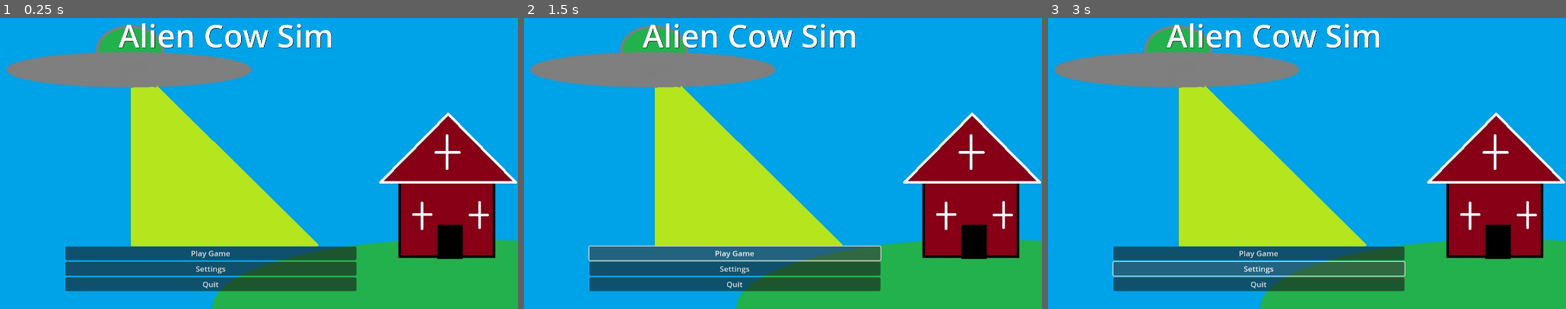
Above: before the commit, frames 1-3 (left to right).
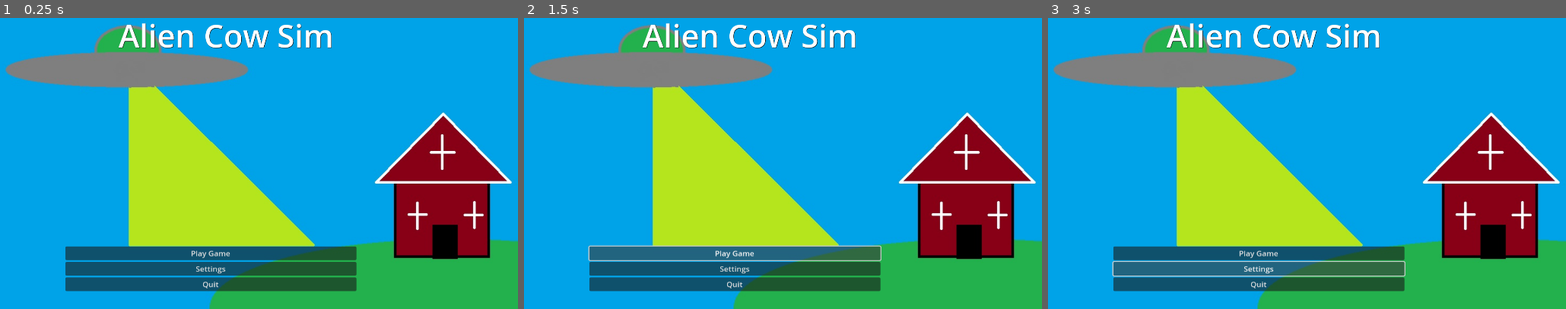
Above: after the commit, the same moments.

Repository: CJ-Eilenstine/Alien-Sim
Game: Godot game, scene res://Scenes/Levels/main_menu.tscn
Same seed, same stepped clock (60 frames per second), same inputs: the game is played once before the commit and once after it. The project has no main scene, so this scene is started directly.
Inputs:
- Up to frame 1 (0.25 s): no input
- Up to frame 2 (1.5 s): click "Play Game" at 0.5 s; click "Play Game" at 1.25 s
- Up to frame 3 (3 s): click "Play Game" at 2 s; click "Settings" at 2.75 s

The runs differ from the first frame. In frame 1, 4.0% of the frame differs, in the area x 1-100%, y 2-100%; in frame 2, 3.9%; in frame 3, 3.9%.

Commit message:
Fix
Finished something quickly

Diff:
--- a/Scenes/Levels/main_menu.tscn
+++ b/Scenes/Levels/main_menu.tscn
@@ -53,6 +53,6 @@
 text = "Quit"
 
 [node name="TitleBg" type="Sprite2D" parent="."]
-position = Vector2(967.778, 540)
-scale = Vector2(1.68364, 1.66667)
+position = Vector2(959.001, 540)
+scale = Vector2(1.6684, 1.66667)
 texture = ExtResource("2_enqk2")
